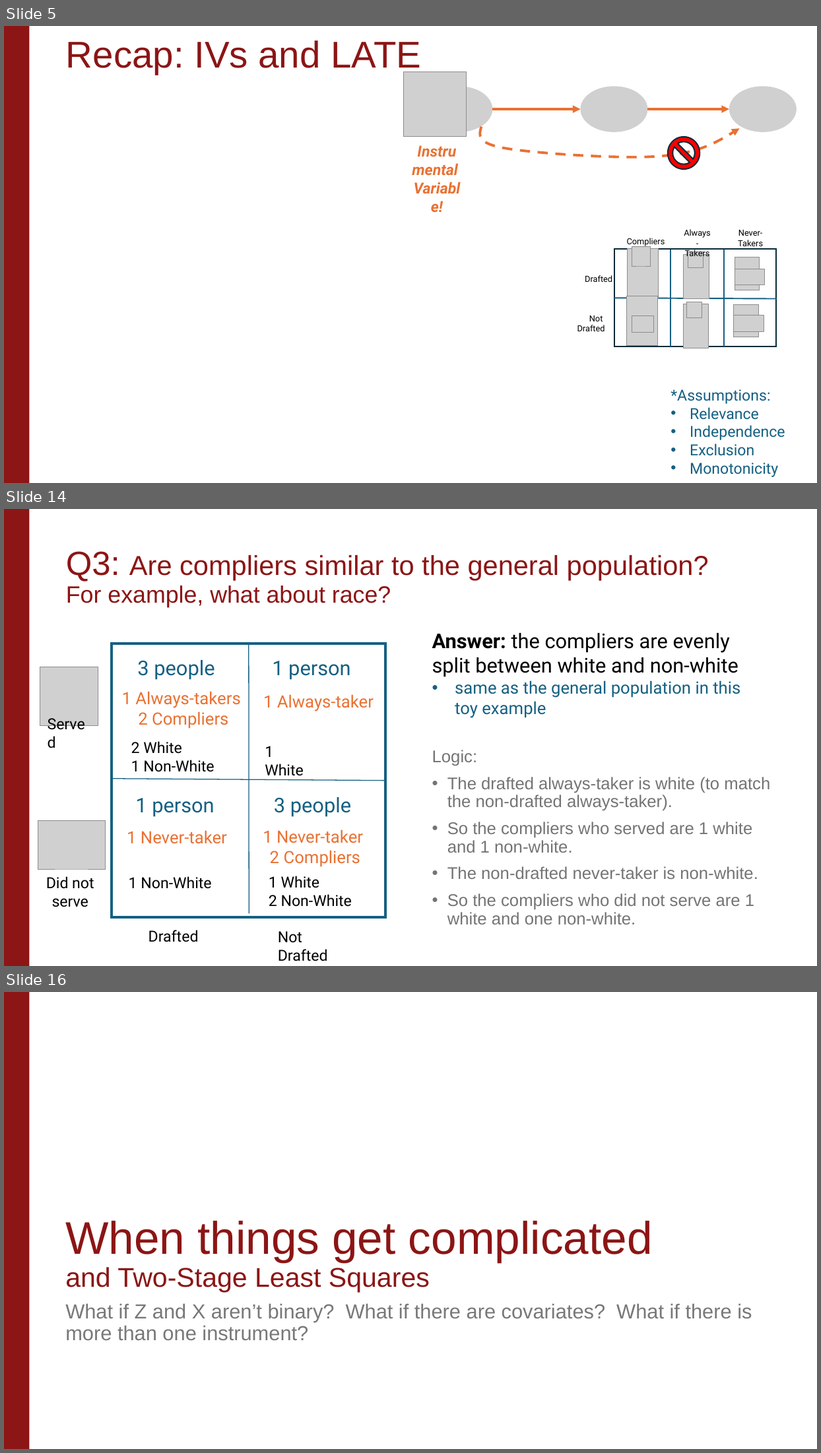
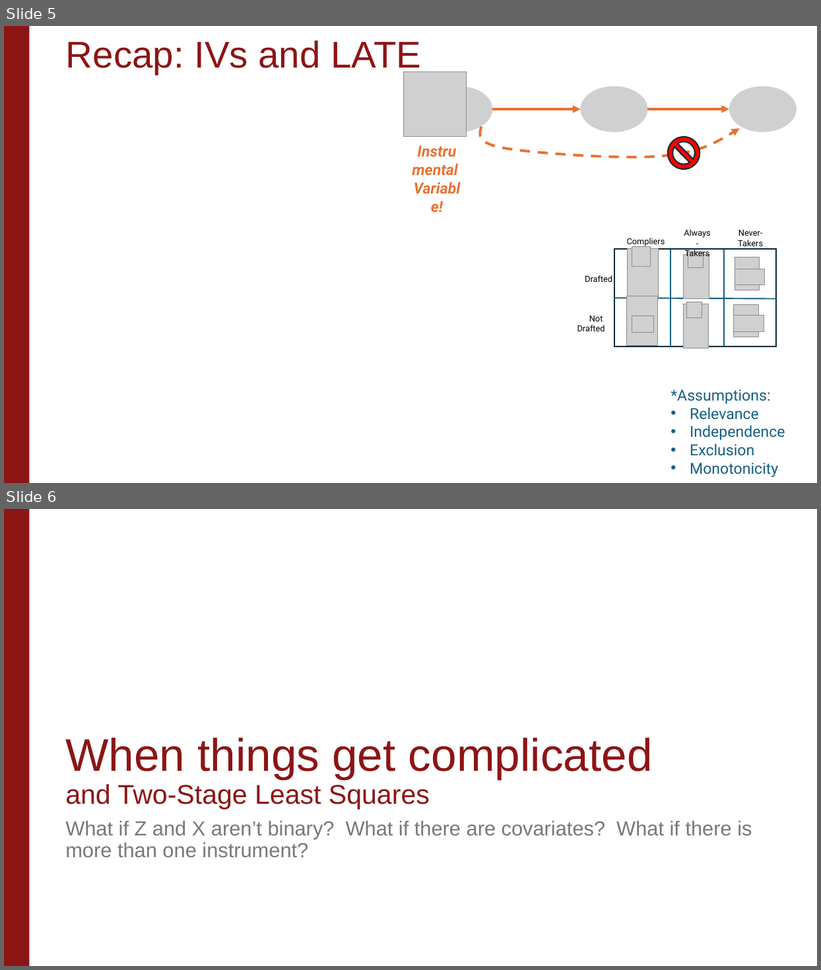
Before and after one commit to stanford-causal-inference-class/stanford-causal-inference-class.github.io, a slide deck: materials/lecture-slides/Unit3_Lecture3.pptx. Shown one above the other, each under a label of ours: slides 5, 14 and 16 before the commit, slides 5 and 6 after it; the slides between them are not shown. The pictures are 821x1453 and 821x970 pixels, drawn with LibreOffice and Linux fonts; fonts in the diff are those of the drawing; grey boxes stand for pictures; background and template pictures are left out. Boxes give left, top, right and bottom in pixels: in the first picture for what was removed or moved away, otherwise in the second. Text is boxed around its words. In the diff, an @@ line names an element or a change of style, - is before the commit and + after.

```diff
--- a/materials/lecture-slides/Unit3_Lecture3.pptx
+++ b/materials/lecture-slides/Unit3_Lecture3.pptx
@@ slide 14 removed at (4, 509, 817, 966), background #FFFFFF; not listed: 1 template element that a slide beside it also shows @@
@@ title removed at (66, 551, 709, 607) @@
-Q3: Are compliers similar to the general population?
-For example, what about race?
@@ text removed at (432, 633, 741, 718) @@
-Answer: the compliers are evenly split between white and non-white
-• same as the general population in this toy example
@@ text removed at (131, 741, 214, 772) @@
-2 White
-1 Non-White
@@ text removed at (265, 746, 304, 776) @@
-1 White
@@ text removed at (432, 750, 770, 925) @@
-Logic:
-• The drafted always-taker is white (to match the non-drafted always-taker).
-• So the compliers who served are 1 white and 1 non-white.
-• The non-drafted never-taker is non-white.
-• So the compliers who did not serve are 1 white and one non-white.
@@ text removed at (127, 830, 227, 844) @@
-1 Never-taker
@@ text removed at (129, 877, 211, 889) @@
-1 Non-White
@@ text removed at (269, 876, 352, 907) @@
-1 White
-2 Non-White
@@ group removed at (38, 644, 386, 962): 11 texts, 2 lines, 2 pictures, 1 rectangle @@
-3 people
-1 person
-3 people
-1 person
-1 Always-taker
-1 Always-takers
-2 Compliers
-1 Never-taker
-2 Compliers
-Served
-Did not
-serve
-Drafted
-Not Drafted
@@ what was slide 16 is now slide 6 @@
```
Also in this commit, not shown: 1 slide changed, 9 other slides removed, 1 other file.
